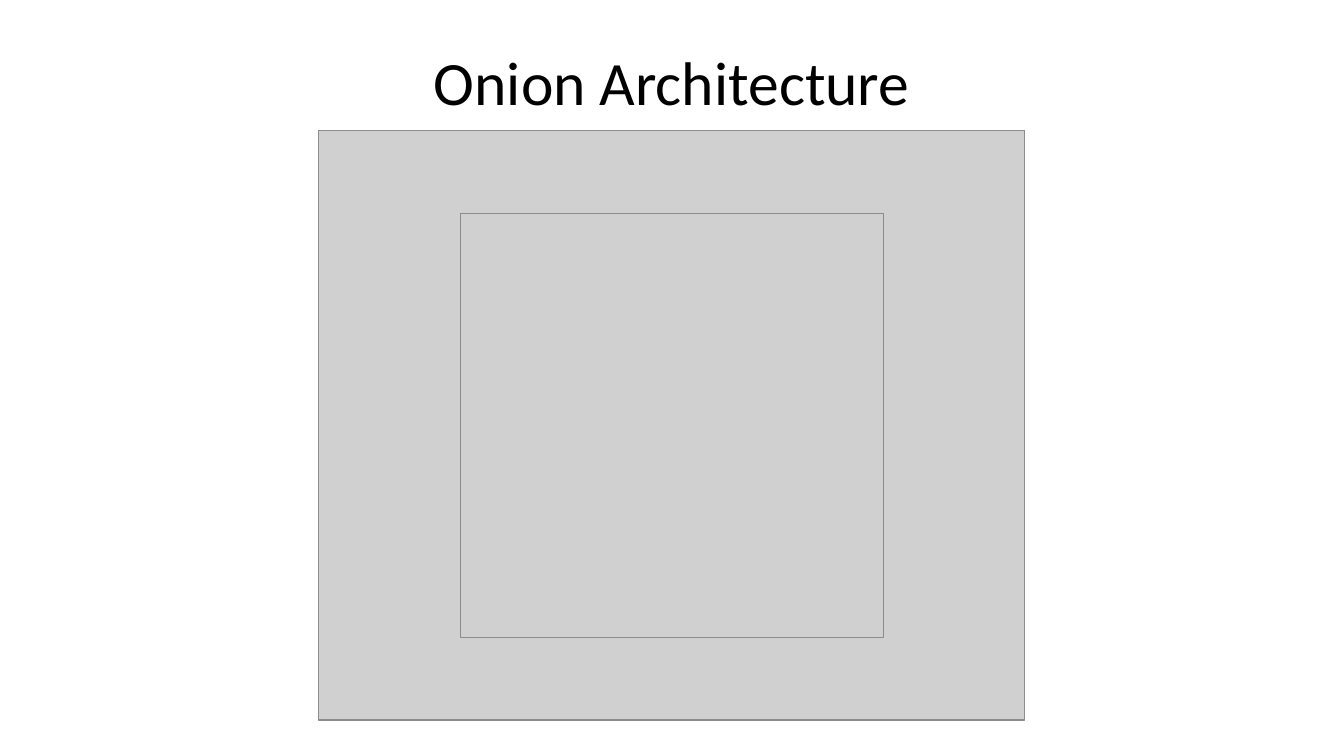
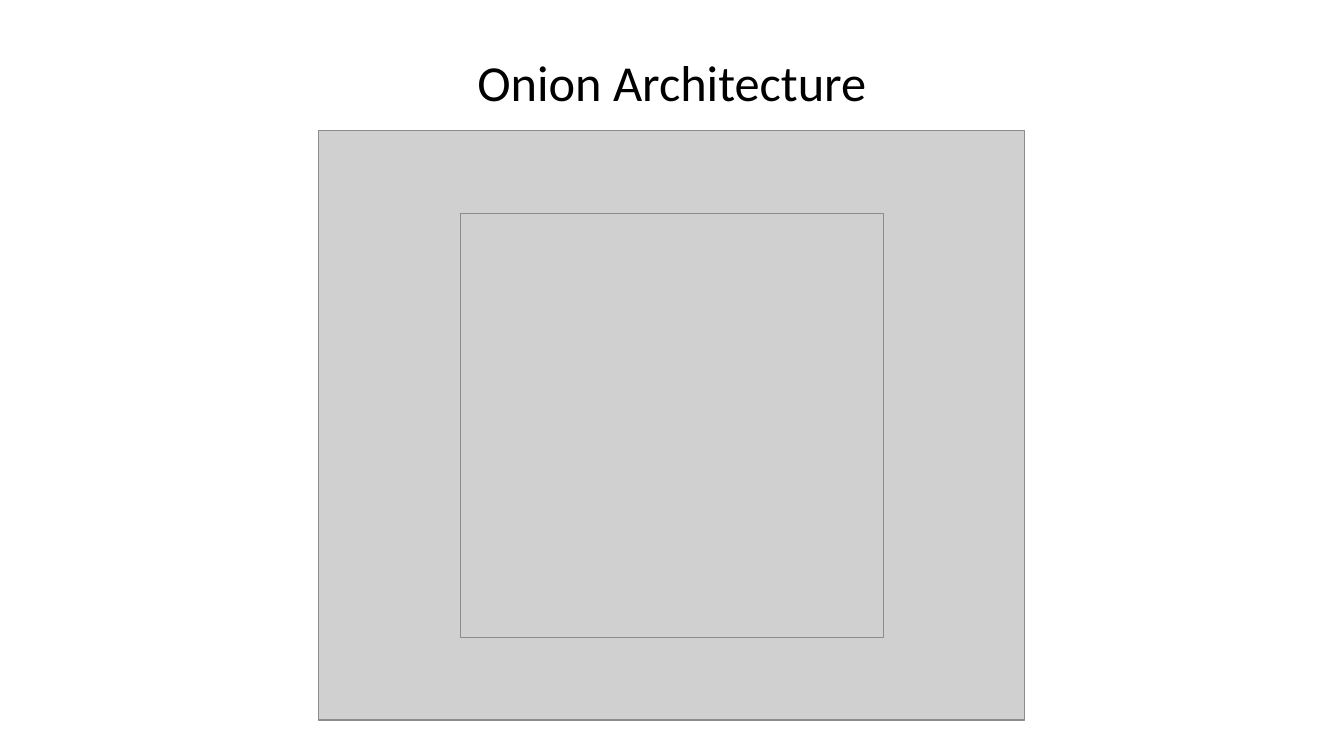
Before and after one commit to DHI/DomainServicesCourse, a slide deck: slide 18 of Presentations/DS-course-1-introduction.pptx. Drawn at 1344x756 pixels with LibreOffice and Linux fonts; fonts in the diff are those of the drawing; grey boxes stand for pictures. Boxes give left, top, right and bottom in pixels: in the first picture for what was removed or moved away, otherwise in the second. Text is boxed around its words. In the diff, an @@ line names an element or a change of style, - is before the commit and + after.

```diff
--- a/Presentations/DS-course-1-introduction.pptx
+++ b/Presentations/DS-course-1-introduction.pptx
@@ title "Onion Architecture" at (477, 66, 866, 102): size 44 to 36 pt @@
```
Also in this commit, not shown: 8 other slides changed, 1 other file.
